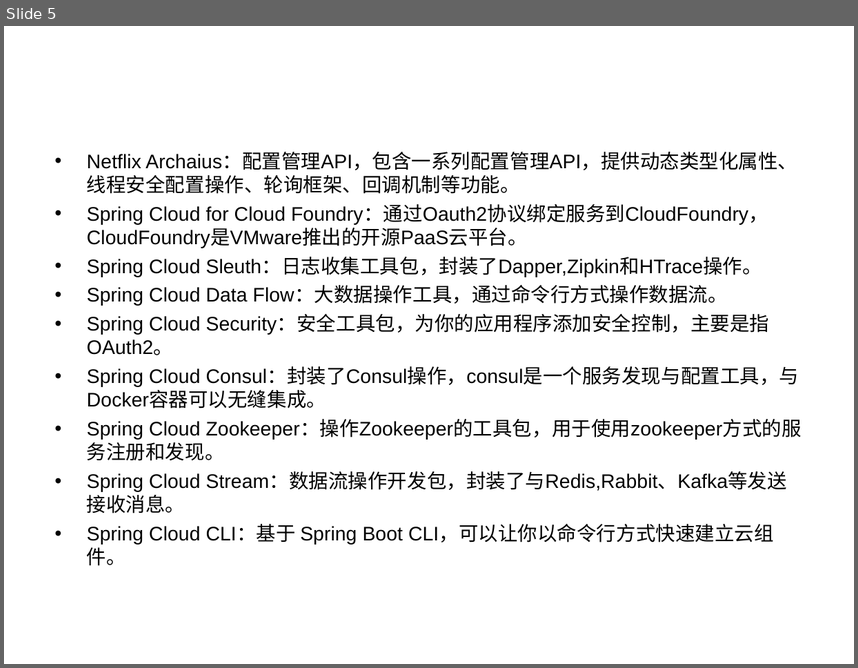
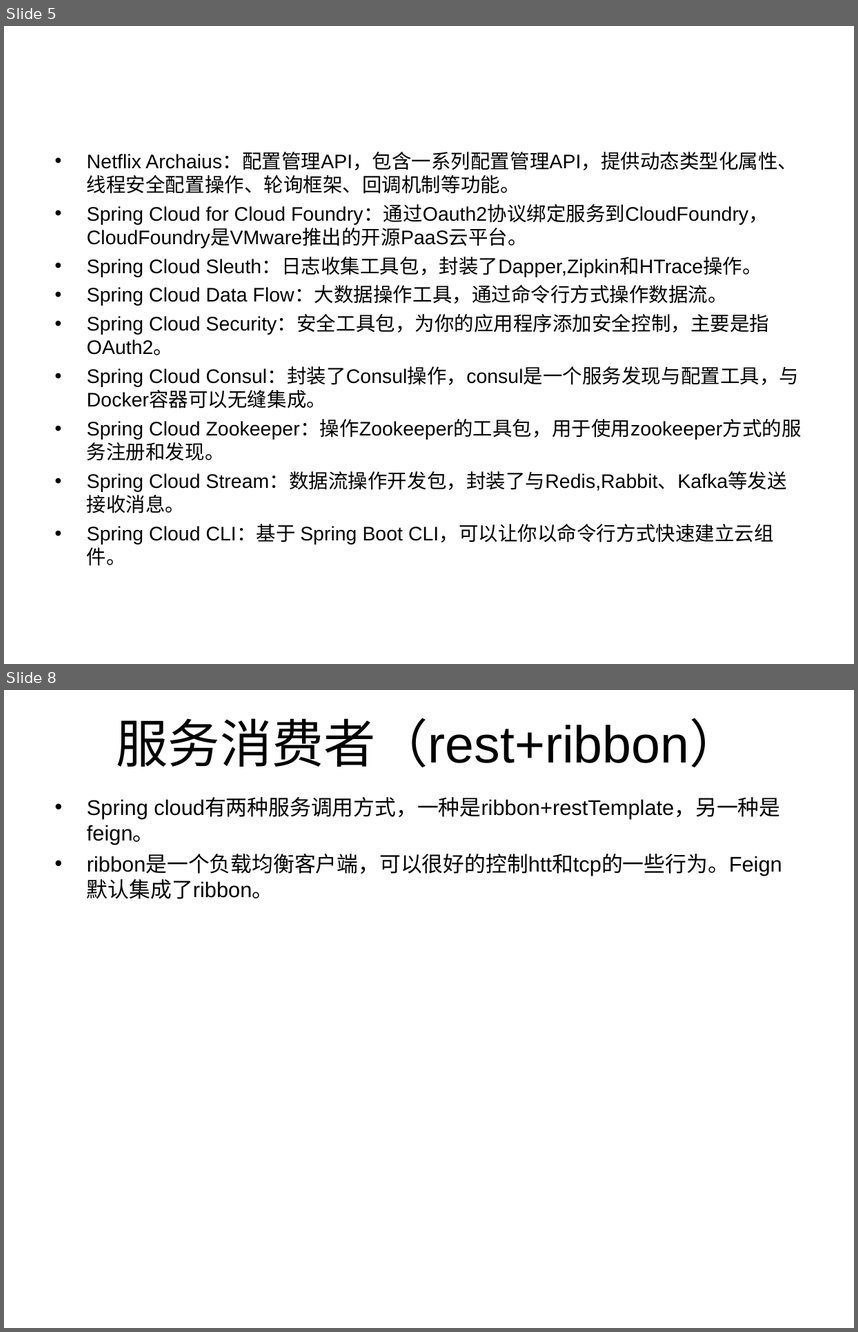
Before and after one commit to xingxingtx/SpringCloud, a slide deck: SpringCloud.ppt. Shown one above the other, each under a label of ours: slide 5 before the commit, slides 5 and 8 after it; the slides between them are not shown. The pictures are 858x668 and 858x1332 pixels, drawn with LibreOffice and Linux fonts; fonts in the diff are those of the drawing. Boxes give left, top, right and bottom in pixels: in the first picture for what was removed or moved away, otherwise in the second. Text is boxed around its words. In the diff, an @@ line names an element or a change of style, - is before the commit and + after.

Commit message:
springcloud

```diff
--- a/SpringCloud.ppt
+++ b/SpringCloud.ppt
@@ slide 8 added at (x1=4, y1=690, x2=854, y2=1328), background #FFFFFF @@
@@ title added at (x1=116, y1=718, x2=742, y2=767), 44 pt, text #000000 @@
+服务消费者（rest+ribbon）
@@ text added at (x1=87, y1=798, x2=782, y2=899), 18 pt, text #000000 @@
+• Spring cloud有两种服务调用方式，一种是ribbon+restTemplate，另一种是feign。
+• ribbon是一个负载均衡客户端，可以很好的控制htt和tcp的一些行为。Feign默认集成了ribbon。
```
Also in this commit, not shown: 1 slide changed, 5 other slides added, 26 other files.
